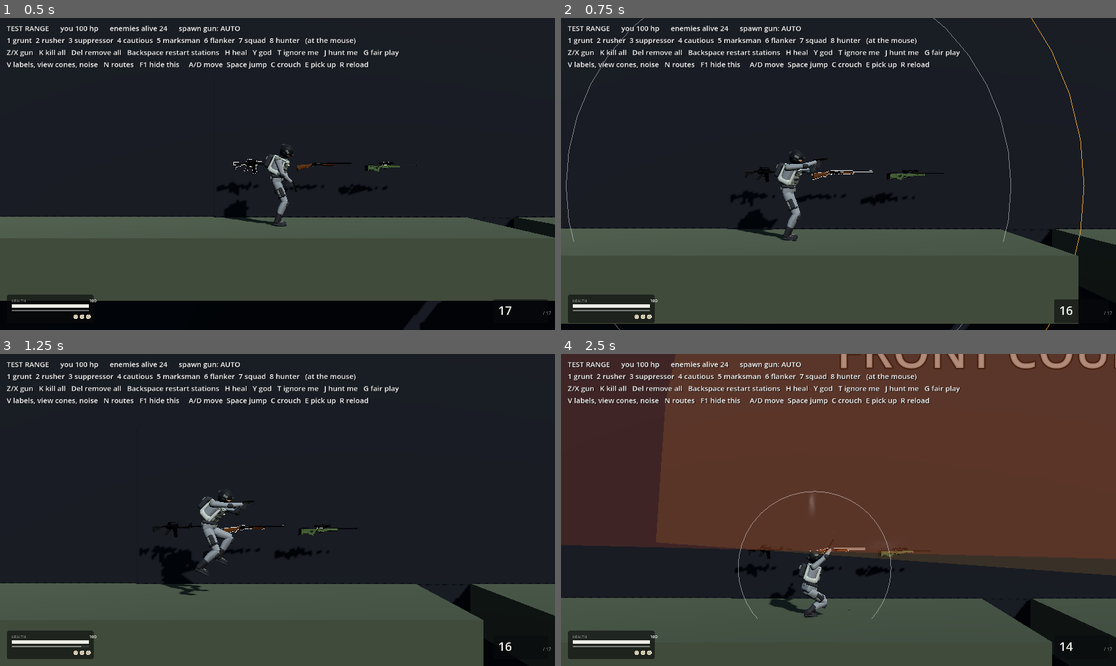
Above: before the commit, frames 1-4 (two rows, left to right).
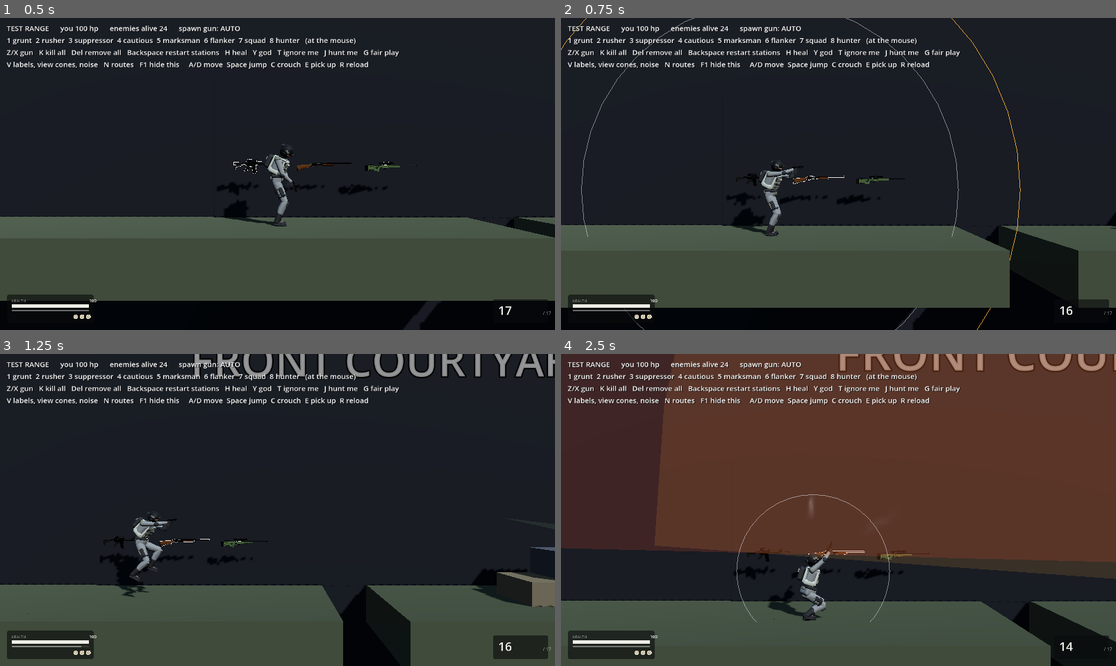
Above: after the commit, the same moments.

Repository: RealAbdurRehman/impulse
Game: Godot game, scene res://scenes/main.tscn
Same seed, same stepped clock (60 frames per second), same inputs: the game is played once before the commit and once after it.
Inputs (mouse positions are in pixels of both pictures, inside the frame that each line leads up to):
- Up to frame 1 (0.5 s): no input
- Up to frame 2 (0.75 s): tap Enter at 0.5 s; move the mouse to (960, 158) at 0.52 s; hold D (move_right) from 0.53 s (still down); hold Right mouse button (aim) from 0.53 s (still down); click (960, 158) at 0.67 s
- Up to frame 3 (1.25 s): keep holding D (move_right); keep holding Right mouse button (aim); tap Space (jump) at 0.77 s
- Up to frame 4 (2.5 s): release D (move_right) at 1.25 s; release Right mouse button (aim) at 1.25 s; drag from (727, 525) to (810, 572) at 1.27 s; move the mouse to (894, 441) at 2.02 s; hold D (move_right) from 2.03 s (still down); hold Ctrl (crouch) from 2.03 s (still down); click (894, 441) at 2.17 s; right-click (894, 441) at 2.3 s

Frame 1 is identical in both runs. In frame 2, 13% of the frame differs, in the area x 0-100%, y 0-100%; in frame 3, 12%; in frame 4, 4.9%.

Commit message:
Improve scoping mechanic
Improves the scoping mechanic. Before the scope just zoomed stuff but now it allows the player to look ahead more, based on the gun.

Diff:
--- a/scenes/weapons/g17_stats.tres
+++ b/scenes/weapons/g17_stats.tres
@@ -14,6 +14,8 @@
 hold_twist_degrees = 20.0
 automatic = false
 ads_eye_distance = 0.24
+ads_zoom = 1.1
+ads_look = 2.5
 smoke_size = 0.5
 recoil_push = 0.02
 sounds = ExtResource("2_x3472")
--- a/scenes/weapons/l96a1_stats.tres
+++ b/scenes/weapons/l96a1_stats.tres
@@ -47,7 +47,8 @@
 chamber_after_reload = true
 ads_time = 0.3
 ads_eye_distance = 0.16
-ads_zoom = 0.45
+ads_zoom = 1.6
+ads_look = 4.5
 ads_move_scale = 0.35
 ads_spread_scale = 0.1
 ads_recoil_scale = 0.85
--- a/scenes/weapons/m4a1_stats.tres
+++ b/scenes/weapons/m4a1_stats.tres
@@ -33,7 +33,8 @@
 ads_time = 0.3
 ads_eye_distance = 0.16
 ads_yaw_degrees = 4.0
-ads_zoom = 0.8
+ads_zoom = 1.25
+ads_look = 3.0
 ads_move_scale = 0.5
 damage = 20.0
 penetration = 0.6
--- a/scenes/weapons/rem870_stats.tres
+++ b/scenes/weapons/rem870_stats.tres
@@ -34,7 +34,8 @@
 ads_time = 0.3
 ads_eye_distance = 0.16
 ads_yaw_degrees = 4.0
-ads_zoom = 0.85
+ads_zoom = 1.1
+ads_look = 2.5
 ads_move_scale = 0.5
 ads_spread_scale = 0.55
 ads_recoil_scale = 0.8
--- a/scripts/camera.gd
+++ b/scripts/camera.gd
@@ -4,6 +4,7 @@
 
 @export var follow_speed: float = 7.0
 @export var mouse_look_weight: float = 2.8
+@export_range(0.3, 1.0) var keep_in_frame: float = 0.8
 
 @export_group("Look ahead")
 @export var lookahead_time: float = 0.18
@@ -35,8 +36,14 @@
 	var mouse_pos: Vector2 = get_viewport().get_mouse_position()
 	var mouse_screen_center: Vector2 = (mouse_pos - (viewport_size / 2.0)) / (viewport_size / 2.0)
 
-	var look_offset_x := mouse_screen_center.x * mouse_look_weight
-	var look_offset_y := -mouse_screen_center.y * mouse_look_weight
+	fov = field_of_view * target.aim_zoom
+	var half_height := z_distance * tan(deg_to_rad(fov) * 0.5)
+	var reach_x := maxf(half_height * viewport_size.x / viewport_size.y * keep_in_frame, mouse_look_weight)
+	var reach_y := maxf(half_height * keep_in_frame, mouse_look_weight)
+
+	var look := mouse_look_weight * target.aim_look
+	var look_offset_x := clampf(mouse_screen_center.x * look, -reach_x, reach_x)
+	var look_offset_y := clampf(-mouse_screen_center.y * look, -reach_y, reach_y)
 
 	var lead_target := clampf(target.velocity.x * lookahead_time, -lookahead_max, lookahead_max)
 	_lead = lerpf(_lead, lead_target, 1.0 - exp(-lookahead_speed * delta))
@@ -47,6 +54,5 @@
 		target_pos.z + z_distance,
 	)
 
-	fov = field_of_view * target.aim_zoom
 	global_position = global_position.lerp(desired_pos, 1.0 - exp(-follow_speed * delta))
 	rotation_degrees = Vector3.ZERO
--- a/scripts/character/character_movement.gd
+++ b/scripts/character/character_movement.gd
@@ -94,6 +94,7 @@
 var aim_amount := 0.0
 var aim_speed_scale := 1.0
 var aim_zoom := 1.0
+var aim_look := 1.0
 
 var _stairs_amt := 0.0
 var _target_yaw := 0.0
--- a/scripts/weapons/weapon.gd
+++ b/scripts/weapons/weapon.gd
@@ -238,6 +238,7 @@
 	character.aim_amount = smoothstep(0.0, 1.0, _aim)
 	character.aim_speed_scale = lerpf(1.0, stats.ads_move_scale, character.aim_amount)
 	character.aim_zoom = lerpf(1.0, stats.ads_zoom, character.aim_amount)
+	character.aim_look = lerpf(1.0, stats.ads_look, character.aim_amount)
 
 
 func _gun_ready() -> bool:
--- a/scripts/weapons/weapon_carrier.gd
+++ b/scripts/weapons/weapon_carrier.gd
@@ -56,6 +56,7 @@
 	character.aim_amount = 0.0
 	character.aim_speed_scale = 1.0
 	character.aim_zoom = 1.0
+	character.aim_look = 1.0
 
 	var spin := -facing * throw_spin
 	if absf(angle) > 0.15:
--- a/scripts/weapons/weapon_stats.gd
+++ b/scripts/weapons/weapon_stats.gd
@@ -93,6 +93,7 @@
 @export var ads_eye_distance := 0.22
 @export_range(-45.0, 45.0) var ads_yaw_degrees := 0.0
 @export var ads_zoom := 0.9
+@export_range(1.0, 5.0, 0.05) var ads_look := 1.0
 @export var ads_move_scale := 0.55
 @export_range(0.0, 1.0) var ads_spread_scale := 0.3
 @export_range(0.0, 1.0) var ads_recoil_scale := 0.7
